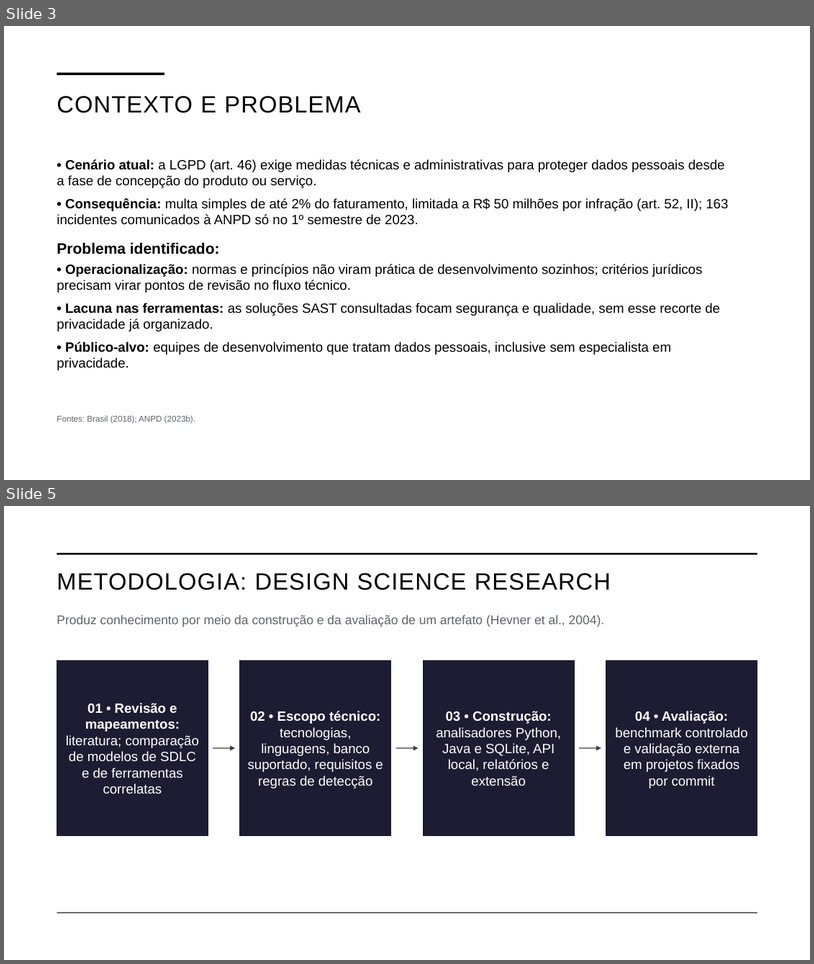
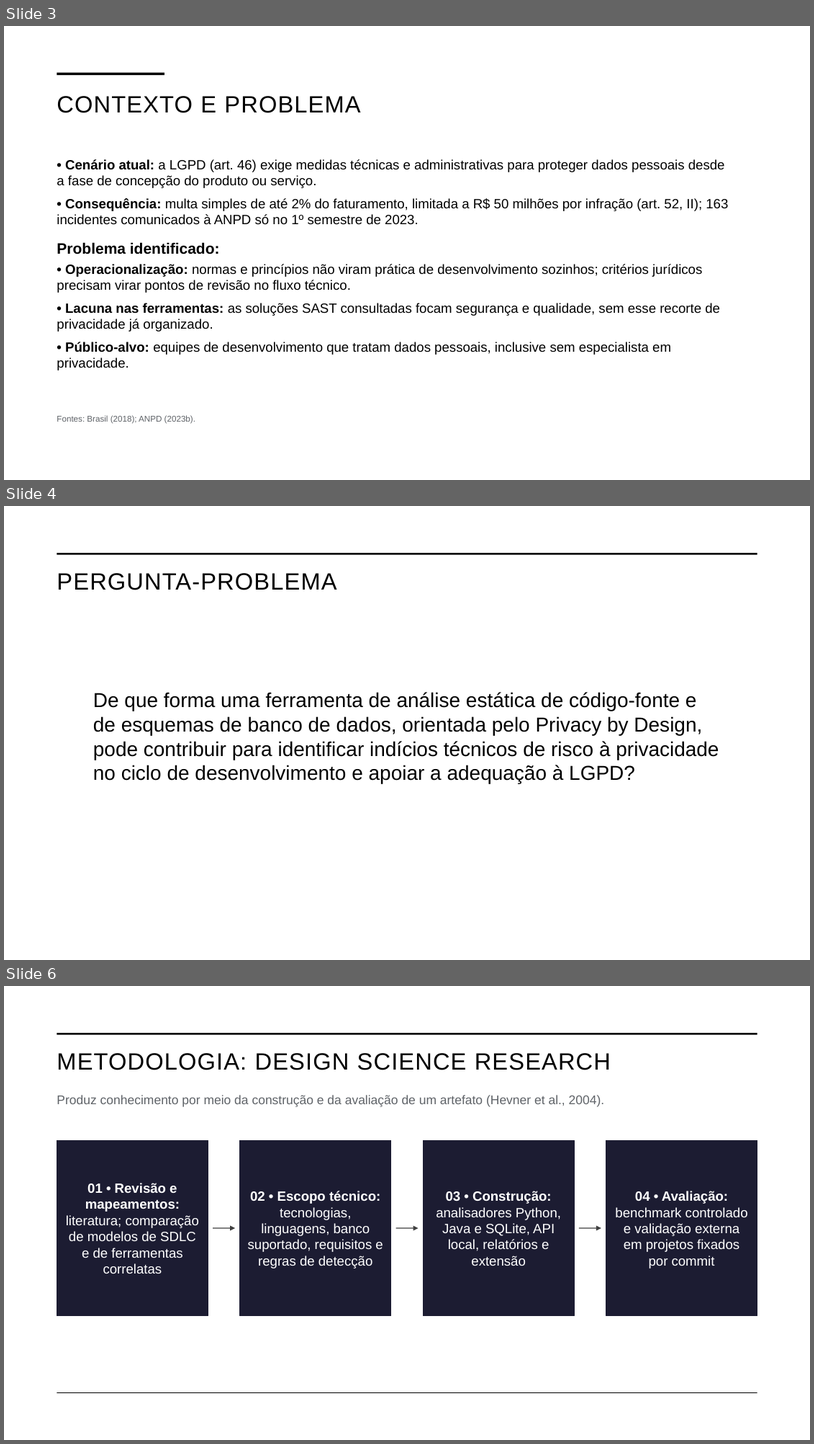
Before and after one commit to ViniciusDean/TCC-privacy-by-design, a slide deck: output/presentation/TCC_Privacy_by_Design_Banca.pptx. Shown one above the other, each under a label of ours: slides 3 and 5 before the commit, slides 3, 4 and 6 after it; the slides between them are not shown. The pictures are 814x964 and 814x1444 pixels, drawn with LibreOffice and Linux fonts; fonts in the diff are those of the drawing. Boxes give left, top, right and bottom in pixels: in the first picture for what was removed or moved away, otherwise in the second. Text is boxed around its words. In the diff, an @@ line names an element or a change of style, - is before the commit and + after.

Commit message:
Divide o slide de pergunta, objetivo e hipótese e atualiza roteiro e colinha

```diff
--- a/output/presentation/TCC_Privacy_by_Design_Banca.pptx
+++ b/output/presentation/TCC_Privacy_by_Design_Banca.pptx
@@ slide 4 added at [4,506,810,960], background #FFFFFF @@
@@ line added from (57, 554) to (758, 554), #000000 2.25 pt @@
@@ text added at [57,573,337,590], 28 pt, text #000000 @@
+PERGUNTA-PROBLEMA
@@ text added at [93,692,719,783], 24 pt, text #000000 @@
+De que forma uma ferramenta de análise estática de código-fonte e de esquemas de banco de dados, orientada pelo Privacy by Design, pode contribuir para identificar indícios técnicos de risco à privacidade no ciclo de desenvolvimento e apoiar a adequação à LGPD?
@@ what was slide 5 is now slide 6 @@
```
Also in this commit, not shown: 3 slides changed, 5 other files.
